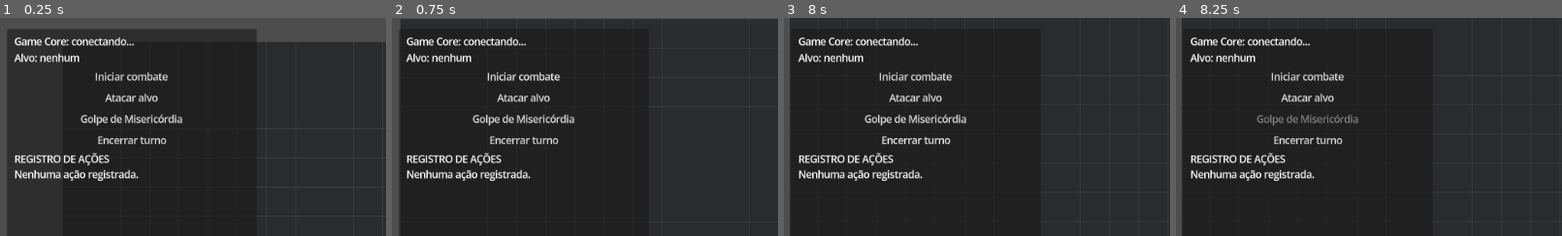
Above: before the commit, frames 1-4 (left to right).
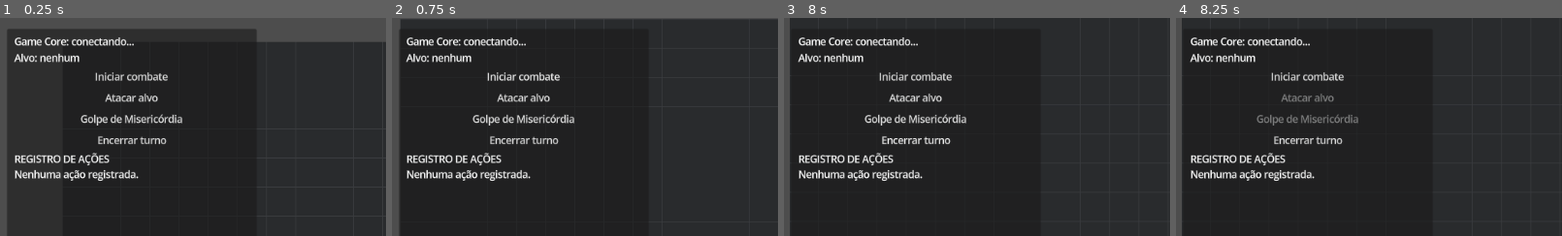
Above: after the commit, the same moments.

Repository: wchichura-maker/dnd
Game: Godot game, scene res://scenes/Main.tscn
Same seed, same stepped clock (60 frames per second), same inputs: the game is played once before the commit and once after it.
Inputs (mouse positions are % of the whole screen's width and height, from its top left):
- Up to frame 1 (0.25 s): no input
- Up to frame 2 (0.75 s): click "Iniciar combate" at 0.5 s
- Up to frame 3 (8 s): click "Iniciar combate" at 1.25 s; click "Atacar alvo" at 2 s; click "Golpe de Misericórdia" at 2.75 s; click "Atacar alvo" at 3.5 s; click "Golpe de Misericórdia" at 4.25 s; click "Iniciar combate" at 5 s; click "Atacar alvo" at 5.75 s; click "Golpe de Misericórdia" at 6.5 s; click "Encerrar turno" at 7.25 s
- Up to frame 4 (8.25 s): move the mouse to (72, 45) at 8.02 s; click (72, 45) at 8.17 s
The pictures show only the part of the screen within x 0-50%, y 0-50%; the shares and areas given below are measured in that part.

Frames 1-3 are identical in both runs. In frame 4, 0.3% of the frame differs, in the area x 27-41%, y 34-39%.

Commit message:
Refresh attack button after target selection

Diff:
--- a/godot/scripts/Main.gd
+++ b/godot/scripts/Main.gd
@@ -135,6 +135,7 @@
 		var view := node.get_node_or_null("EntityView") as EntityView
 		if view: view.selected = entity_id == selected_target_id
 	_update_target_label()
+	_update_attack_button()
 	_update_coup_de_grace_button()
 	return not selected_target_id.is_empty()
 
@@ -177,11 +178,18 @@
 	var max_hp := int(player_entity.get("maxHp", 0))
 	$CombatHUD/Panel/Margin/VBox/Status.text = "Modo: %s\nTurno: %s\nKael: HP %d/%d  Movimento %d" % [mode, active_name if not active_name.is_empty() else "—", hp, max_hp, movement_budget]
 	$CombatHUD/Panel/Margin/VBox/StartCombat.disabled = mode != "EXPLORATION"
-	$CombatHUD/Panel/Margin/VBox/Attack.disabled = mode != "COMBAT" or active_id != PLAYER_ID or selected_target_id.is_empty()
+	_update_attack_button()
 	_update_coup_de_grace_button()
 	$CombatHUD/Panel/Margin/VBox/EndTurn.disabled = mode == "EXPLORATION" or active_id != PLAYER_ID
 	_update_target_label()
 	_update_action_log()
+
+func _update_attack_button() -> void:
+	var combat := latest_state.get("combat", {}) as Dictionary
+	var turn_order := combat.get("turnOrder", []) as Array
+	var current_index := int(combat.get("currentTurnIndex", 0))
+	var active_id := str(turn_order[current_index]) if current_index >= 0 and current_index < turn_order.size() else ""
+	$CombatHUD/Panel/Margin/VBox/Attack.disabled = str(latest_state.get("mode", "EXPLORATION")) != "COMBAT" or active_id != PLAYER_ID or selected_target_id.is_empty()
 
 func _update_action_log() -> void:
 	var label: Label = $CombatHUD/Panel/Margin/VBox/ActionLog
